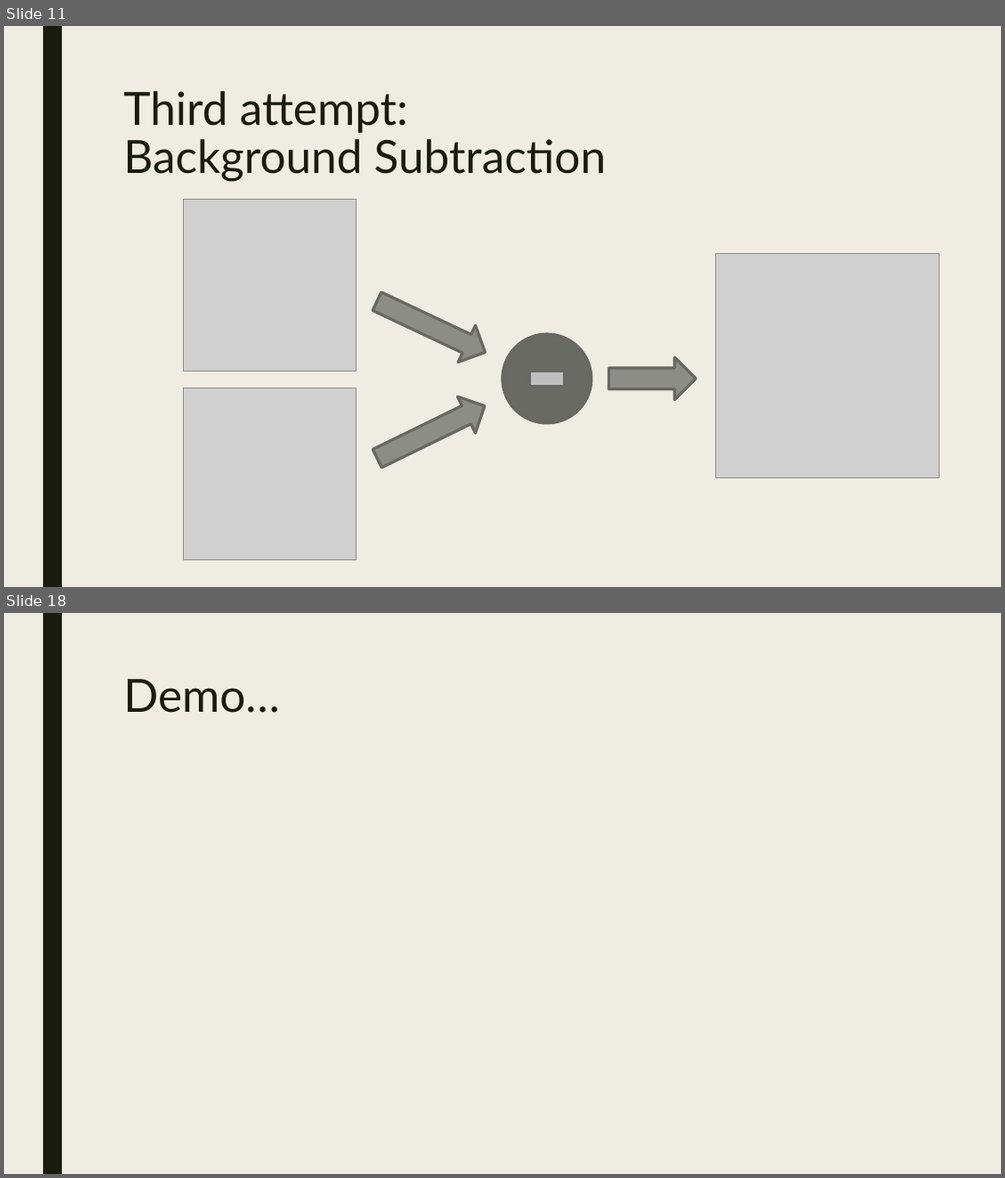
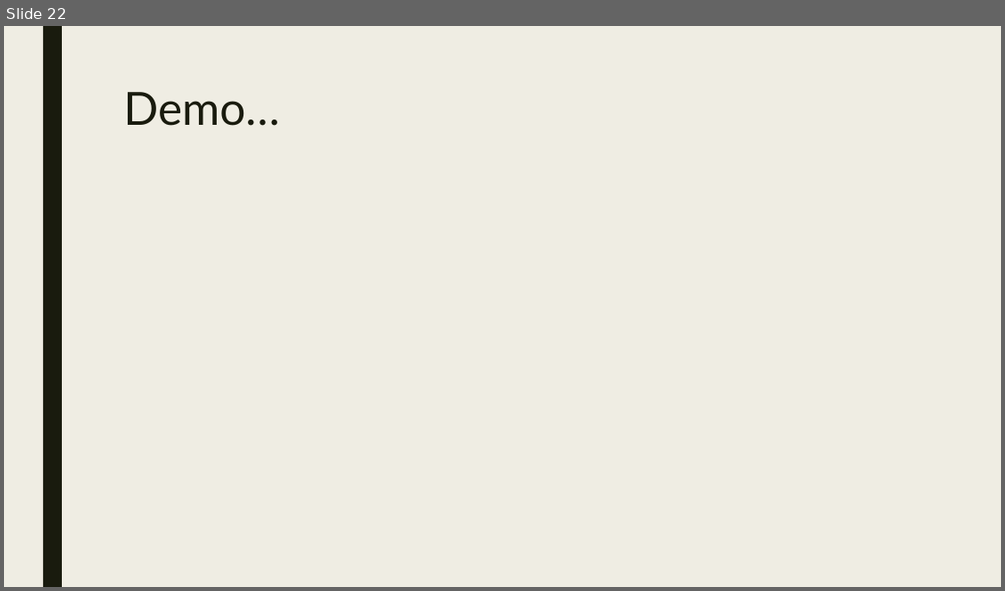
Before and after one commit to uol-mediaprocessing-201920/group-projects-hand-gesture, a slide deck: gesture_recognition.pptx. Shown one above the other, each under a label of ours: slides 11 and 18 before the commit, slide 22 after it; the slides between them are not shown. The pictures are 1005x1178 and 1005x591 pixels, drawn with LibreOffice and Linux fonts; fonts in the diff are those of the drawing; grey boxes stand for pictures. Boxes give left, top, right and bottom in pixels: in the first picture for what was removed or moved away, otherwise in the second. Text is boxed around its words. In the diff, an @@ line names an element or a change of style, - is before the commit and + after.

```diff
--- a/gesture_recognition.pptx
+++ b/gesture_recognition.pptx
@@ slide 11 removed at [4, 26, 1001, 587], background #EFEDE3; not listed: 1 template element that a slide beside it also shows @@
@@ title removed at [123, 91, 606, 182] @@
-Third attempt:
-Background Subtraction
@@ picture removed at [184, 200, 356, 371] @@
@@ picture removed at [716, 253, 939, 478] @@
@@ right arrow removed at [368, 283, 494, 370] @@
@@ ellipse removed at [502, 334, 591, 423] @@
@@ math minus removed at [523, 347, 572, 410] @@
@@ right arrow removed at [609, 357, 696, 400] @@
@@ picture removed at [184, 388, 356, 560] @@
@@ right arrow removed at [368, 387, 494, 476] @@
@@ what was slide 18 is now slide 22 @@
```
Also in this commit, not shown: 11 slides changed, 10 slides added, 5 other slides removed.
